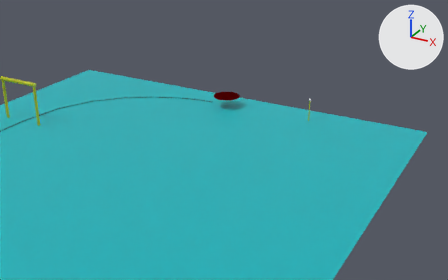
The COLLADA model gazebo-plugins/singapore-2015-scena.dae as it was, and as the next commit left it.
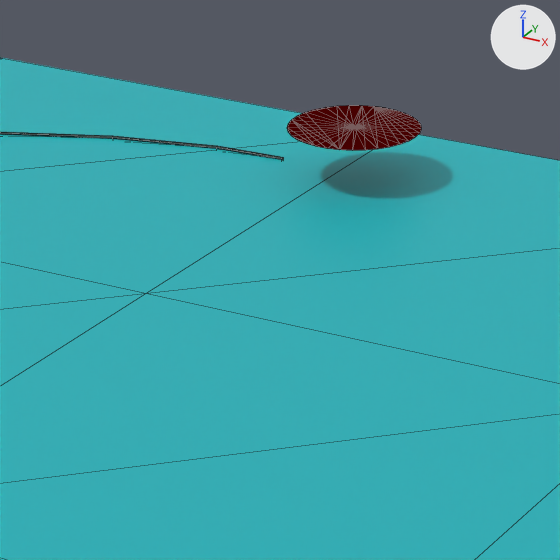
There are two pictures of each version: one from a camera (50 mm lens) standing at (15.87, -30.78, 1.94) and looking at (-5.17, 7.47, -17.19), one close up on the part from 35% to 60% of the width and 25% to 64% of the height. The axes (+X, +Y, +Z) are drawn at upper right. The lights are the same throughout. The close-ups show mesh edges as thin lines. Where no turn or scale is listed for an object, it has been applied to the vertices.

The scene before the commit, as lines of its bpy script (objects in view):
```python
me_cone = bpy.data.meshes.new('Cone')
me_cone.from_pydata(...)  # 34 vertices, 64 faces; spans x -1.0..1.0, y -1.0..1.0, z 0.0
me_cone.materials.append(mat_material_003)  # red #e70000
me_line006 = bpy.data.meshes.new('Line006')
me_line006.from_pydata(...)  # 32 vertices, 60 faces; spans x 3.96..14.0, y -5.32..4.71, z -0.03..0.03
me_line006.materials.append(mat_material__8)  # black #000000
me_plane001 = bpy.data.meshes.new('Plane001')
me_plane001.from_pydata(...)  # 25 vertices, 32 faces; spans x -15.0..15.0, y -15.0..15.0, z 0.0
me_plane001.materials.append(mat_material__2)  # cyan #00b6be
ob_cone = bpy.data.objects.new('Cone', me_cone)
ob_cone.location = (-5.5, 8.5, -14.0)
ob_line006 = bpy.data.objects.new('Line006', me_line006)
ob_line006.location = (-20.88, 4.08, -14.84)
ob_plane001 = bpy.data.objects.new('Plane001', me_plane001)
ob_plane001.location = (-5.89, -4.24, -14.84)
```
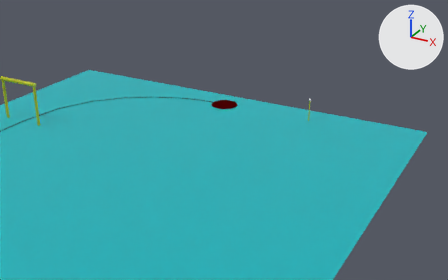
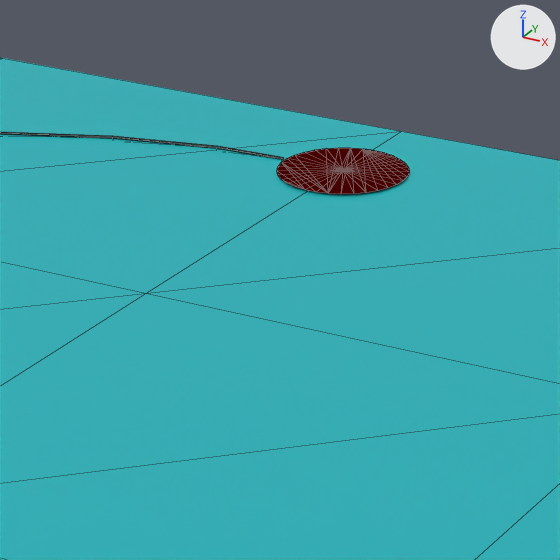
Changed parts and their boxes (x1, y1, x2, y2) in the close-ups (560 x 560 px):
'Cone', moved: before (287, 105, 421, 150); after (277, 148, 409, 194)

The change, as a list of edits to the scene's bpy script:
```text
Change ob_cone:
    ob_cone.location: (-5.5, 8.5, -14.0) -> (-5.8, 8.7, -14.8)
```
